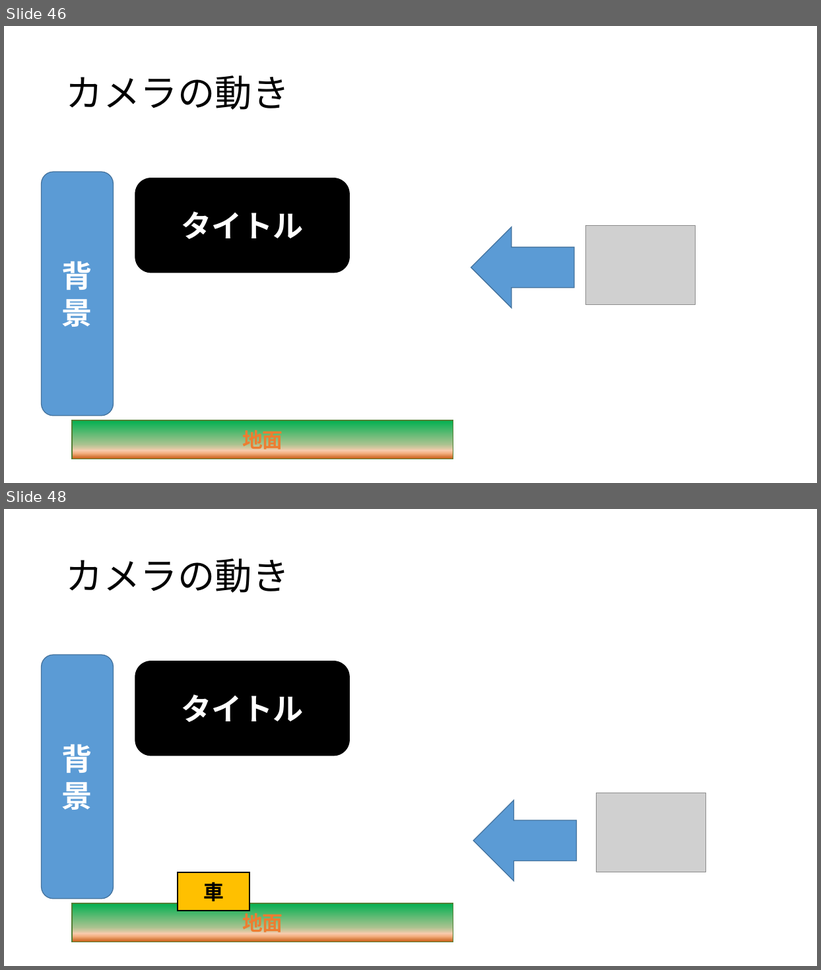
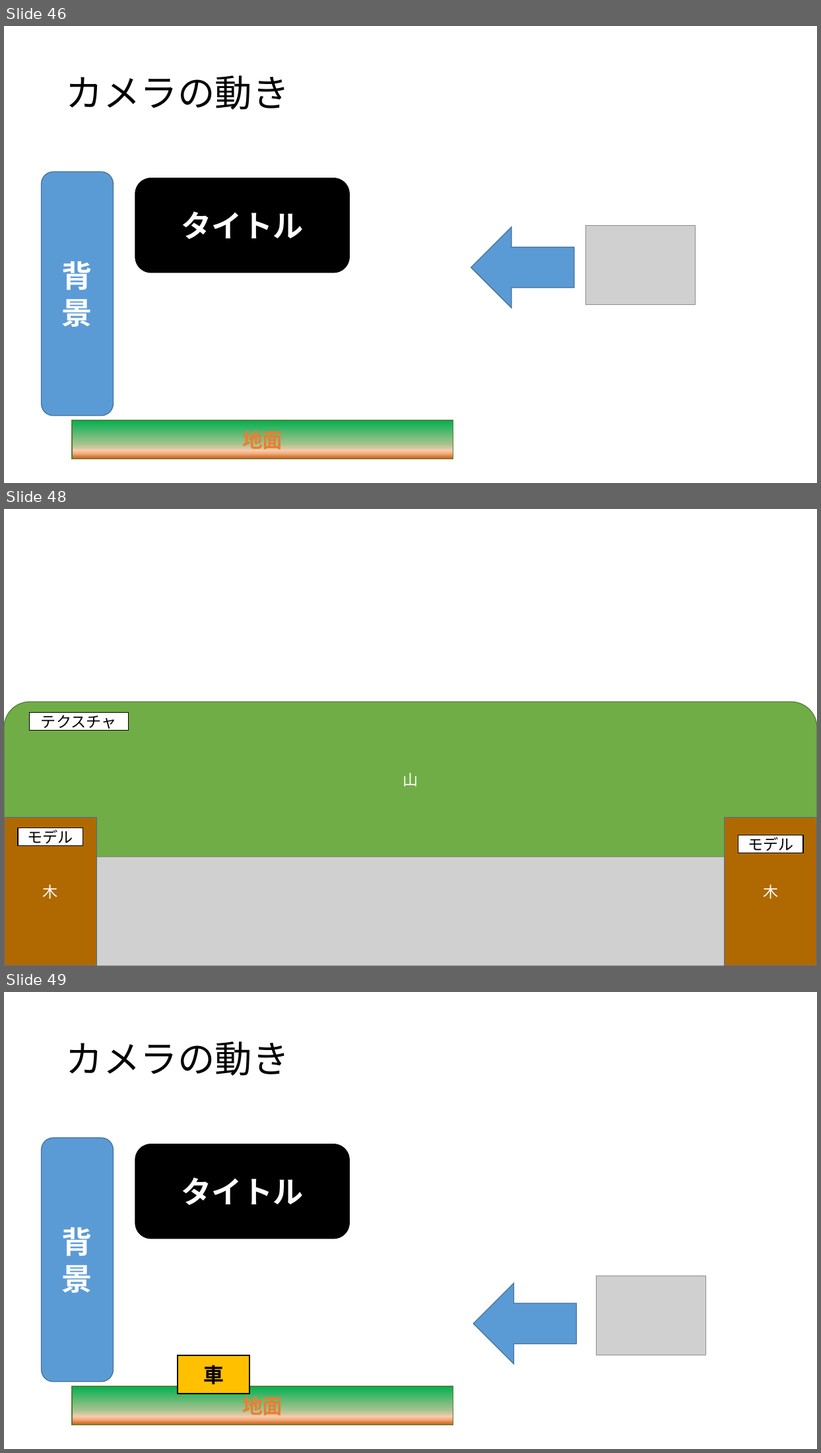
Before and after one commit to MizukiKato0416/sotsugyou_time_kato, a slide deck: 卒業制作_大元タイトル構成.pptx. Shown one above the other, each under a label of ours: slides 46 and 48 before the commit, slides 46, 48 and 49 after it; the slides between them are not shown. The pictures are 821x970 and 821x1453 pixels, drawn with LibreOffice and Linux fonts; fonts in the diff are those of the drawing; grey boxes stand for pictures; background and template pictures are left out. Boxes give left, top, right and bottom in pixels: in the first picture for what was removed or moved away, otherwise in the second. Text is boxed around its words. In the diff, an @@ line names an element or a change of style, - is before the commit and + after.

```diff
--- a/卒業制作_大元タイトル構成.pptx
+++ b/卒業制作_大元タイトル構成.pptx
@@ slide 48 added at (4,509,817,966), background picture (left out) @@
@@ rounded rectangle added at (4,702,817,857), fill #70AD47, outline #538035 1 pt, 18 pt, text #FFFFFF @@
+山
@@ rectangle added at (29,713,128,731), fill #FFFFFF, outline #000000 1 pt, 18 pt, text #000000 @@
+テクスチャ
@@ rectangle added at (4,818,96,966), fill #B06900, outline #43739E 1 pt, 18 pt, text #FFFFFF @@
+木
@@ rectangle added at (725,818,817,966), fill #B06900, outline #43739E 1 pt, 18 pt, text #FFFFFF @@
+木
@@ rectangle added at (18,828,83,846), fill #FFFFFF, outline #000000 1 pt, 18 pt, text #000000 @@
+モデル
@@ rectangle added at (739,835,804,853), fill #FFFFFF, outline #000000 1 pt, 18 pt, text #000000 @@
+モデル
@@ picture added at (4,857,817,966) @@
@@ what was slide 48 is now slide 49 @@
```
Also in this commit, not shown: 1 slide changed, 2 other slides added, 1 other file.
